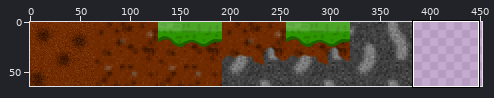
One commit to this sprite sheet: projects/android/assets/sprites/tiles.png. Above, an overview of the earlier version with the close-up marked.
Close-up. Old version:
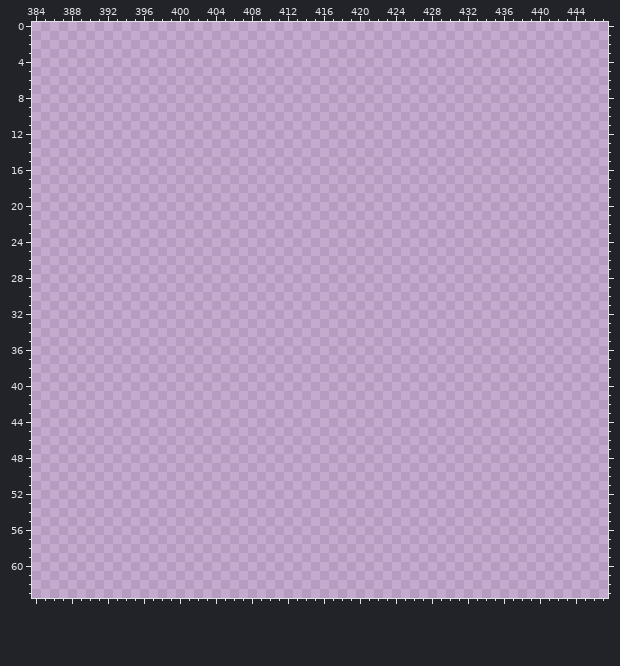
The file is 512x64 pixels. Colours within 5 levels of each other are drawn and written as one. Shown: x 384..447, y 0..63. The wide view leaves out empty margins.
Once edited:
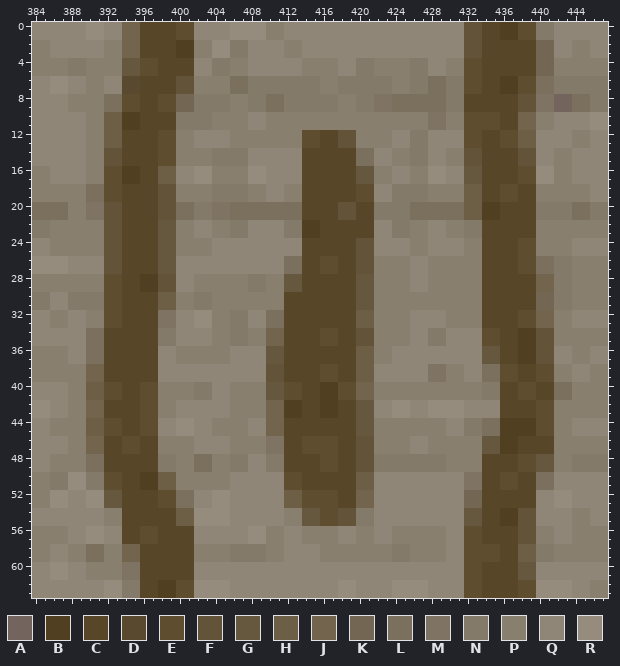
Palette (. is transparent): A #73655d  B #513f22  C #584629  D #59492f  E #5f4d30  F #635339  G #66573f  H #6d5e46  J #73644d  K #736753  L #7a705d  M #7f7463  N #847a69  P #887f6f  Q #8f8677  R #958c7d
Edits made:
Changed rows in their new state; - is an unchanged pixel.
first column x 384:
 0 QQQQQQRRQQJJCCCCEEQQQQRRRRPPQQQQQQQQQQQQQQQQQQQQFFCCBBEENNQQQQQQ
 1 QQQQQQRRQQJJCCCCEEQQQQRRRRPPQQQQQQQQQQQQQQQQQQQQFFCCBBEENNQQQQQQ
 2 PPQQQQQQPPJJCCCCBBPPRRNNQQQQPPQQQQQQQQQQQQQQQQQQFFCCCCCCKKQQPPQQ
 3 PPQQQQQQPPJJCCCCBBPPRRNNQQQQPPQQQQQQQQQQQQQQQQQQFFCCCCCCKKQQPPQQ
 4 PPPPNNPPPPGGEECCCCQQNNPPQQQQQQPPPPQQNNPPPPNNQQPPEECCCCCCKKPPPPPP
 5 PPPPNNPPPPGGEECCCCQQNNPPQQQQQQPPPPQQNNPPPPNNQQPPEECCCCCCKKPPPPPP
 6 QQRRQQPPQQDDCCCCFFPPPPLLNNNNNNNNPPNNNNNNPPNNLLNNEECCBBEELLNNNNNN
 7 QQRRQQPPQQDDCCCCFFPPPPLLNNNNNNNNPPNNNNNNPPNNLLNNEECCBBEELLNNNNNN
 8 QQQQPPPPLLEECCEEKKNNNNPPNNLLNNNNNNPPNNMMLLLLLLNNCCCCCCFFMMAALLNN
 9 QQQQPPPPLLEECCEEKKNNNNPPNNLLNNNNNNPPNNMMLLLLLLNNCCCCCCFFMMAALLNN
10 QQQQQQPPHHBBCCCCNNNNPPPPQQPPPPPPPPPPPPPPPPPPMMPPEEEECCJJPPQQQQRR
11 QQQQQQPPHHBBCCCCNNNNPPPPQQPPPPPPPPPPPPPPPPPPMMPPEEEECCJJPPQQQQRR
12 QQQQQQPPHHCCCCEEPPQQQQPPPPPPPPEECCFFPPPPQQNNQQQQEECCEEHHQQQQPPQQ
13 QQQQQQPPHHCCCCEEPPQQQQPPPPPPPPEECCFFPPPPQQNNQQQQEECCEEHHQQQQPPQQ
14 QQQQQQPPFFCCCCEEPPPPNNNNQQQQQQCCCCCCLLQQPPNNQQPPFFCCCCFFQQPPQQQQ
15 QQQQQQPPFFCCCCEEPPPPNNNNQQQQQQCCCCCCLLQQPPNNQQPPFFCCCCFFQQPPQQQQ
16 PPQQQQPPEEBBCCHHQQRRPPPPRRQQQQCCCCCCGGPPQQPPRRQQGGCCCCEERRPPQQQQ
17 PPQQQQPPEEBBCCHHQQRRPPPPRRQQQQCCCCCCGGPPQQPPRRQQGGCCCCEERRPPQQQQ
18 PPPPPPLLEECCCCFFPPPPNNNNPPQQPPCCCCCCEEQQNNNNPPPPHHCCEECCPPPPPPQQ
19 PPPPPPLLEECCCCFFPPPPNNNNPPQQPPCCCCCCEEQQNNNNPPPPHHCCEECCPPPPPPQQ
20 LLLLPPMMFFCCCCFFLLNNMMLLLLLLLLCCCCFFCCNNNNLLLLLLHHBBCCCCNNNNLLNN
21 LLLLPPMMFFCCCCFFLLNNMMLLLLLLLLCCCCFFCCNNNNLLLLLLHHBBCCCCNNNNLLNN
22 NNPPPPPPFFCCCCGGPPQQPPNNQQQQNNBBCCCCCCQQNNPPQQPPNNCCCCCCPPPPPPPP
23 NNPPPPPPFFCCCCGGPPQQPPNNQQQQNNBBCCCCCCQQNNPPQQPPNNCCCCCCPPPPPPPP
24 QQPPPPPPFFCCCCGGPPPPQQQQQQQQQQCCCCCCFFQQQQPPQQQQPPCCCCEEPPPPQQQQ
25 QQPPPPPPFFCCCCGGPPPPQQQQQQQQQQCCCCCCFFQQQQPPQQQQPPCCCCEEPPPPQQQQ
26 RRRRQQQQFFCCCCGGQQQQQQQQQQQQLLCCEECCFFPPPPQQPPPPPPCCCCEELLNNPPPP
27 RRRRQQQQFFCCCCGGQQQQQQQQQQQQLLCCEECCFFPPPPQQPPPPPPCCCCEELLNNPPPP
28 PPPPPPPPEECCBBFFQQPPPPPPNNPPGGCCCCCCGGPPPPQQPPPPPPCCCCCCJJNNPPPP
29 PPPPPPPPEECCBBFFQQPPPPPPNNPPGGCCCCCCGGPPPPQQPPPPPPCCCCCCJJNNPPPP
30 NNQQNNNNEECCCCHHPPNNPPPPPPPPCCCCCCCCGGPPPPPPPPPPPPCCCCCCKKNNPPPP
31 NNQQNNNNEECCCCHHPPNNPPPPPPPPCCCCCCCCGGPPPPPPPPPPPPCCCCCCKKNNPPPP
32 QQPPQQPPEECCCCMMQQRRPPNNQQLLCCCCCCCCHHPPPPQQQQPPPPCCCCEEJJPPQQQQ
33 QQPPQQPPEECCCCMMQQRRPPNNQQLLCCCCCCCCHHPPPPQQQQPPPPCCCCEEJJPPQQQQ
34 QQQQQQLLCCCCCCNNQQQQPPNNPPJJCCCCEECCFFPPPPQQNNQQQQEECCBBFFPPPPPP
35 QQQQQQLLCCCCCCNNQQQQPPNNPPJJCCCCEECCFFPPPPQQNNQQQQEECCBBFFPPPPPP
36 PPPPQQLLCCCCCCQQPPPPPPQQQQGGCCCCCCCCHHPPQQQQQQQQQQGGCCBBFFQQPPQQ
37 PPPPQQLLCCCCCCQQPPPPPPQQQQGGCCCCCCCCHHPPQQQQQQQQQQGGCCBBFFQQPPQQ
38 PPPPPPJJCCCCCCQQQQQQQQQQQQFFCCCCEECCHHQQQQQQMMPPQQLLEECCEEPPQQPP
39 PPPPPPJJCCCCCCQQQQQQQQQQQQFFCCCCEECCHHQQQQQQMMPPQQLLEECCEEPPQQPP
40 QQQQPPHHEECCEEPPPPNNQQPPPPGGEECCBBEEJJPPPPPPPPPPPPNNCCEECCLLPPPP
41 QQQQPPHHEECCEEPPPPNNQQPPPPGGEECCBBEEJJPPPPPPPPPPPPNNCCEECCLLPPPP
42 RRQQPPJJCCCCEEPPQQQQQQPPPPJJBBCCBBCCGGQQRRQQRRRRQQQQCCCCEEPPPPPP
43 RRQQPPJJCCCCEEPPQQQQQQPPPPJJBBCCBBCCGGQQRRQQRRRRQQQQCCCCEEPPPPPP
44 QQPPPPHHEECCEEQQRRQQPPPPQQJJCCCCCCCCGGPPPPPPPPQQNNLLBBBBEEPPQQQQ
45 QQPPPPHHEECCEEQQRRQQPPPPQQJJCCCCCCCCGGPPPPPPPPQQNNLLBBBBEEPPQQQQ
46 QQQQPPJJCCEECCPPPPQQQQPPPPMMCCEEEECCFFPPPPQQPPPPPPGGBBCCCCPPPPPP
47 QQQQPPJJCCEECCPPPPQQQQPPPPMMCCEEEECCFFPPPPQQPPPPPPGGBBCCCCPPPPPP
48 QQPPPPLLCCCCCCNNPPLLPPNNQQNNCCCCEECCFFNNNNNNNNPPPPCCCCEEGGPPNNNN
49 QQPPPPLLCCCCCCNNPPLLPPNNQQNNCCCCEECCFFNNNNNNNNPPPPCCCCEEGGPPNNNN
50 PPNNRRNNEECCBBHHPPPPPPQQQQQQEECCCCCCHHQQQQQQQQQQMMCCEECCLLQQQQQQ
51 PPNNRRNNEECCBBHHPPPPPPQQQQQQEECCCCCCHHQQQQQQQQQQMMCCEECCLLQQQQQQ
52 PPRRQQRRGGCCCCEELLQQRRQQQQQQHHEEEECCJJQQQQQQQQQQKKCCCCCCQQRRQQQQ
53 PPRRQQRRGGCCCCEELLQQRRQQQQQQHHEEEECCJJQQQQQQQQQQKKCCCCCCQQRRQQQQ
54 QQQQQQQQPPCCCCCCHHRRRRQQQQQQPPGGEEFFNNQQQQQQQQQQGGCCBBFFQQQQPPQQ
55 QQQQQQQQPPCCCCCCHHRRRRQQQQQQPPGGEEFFNNQQQQQQQQQQGGCCBBFFQQQQPPQQ
56 PPPPQQRRQQCCEECCCCQQQQQQRRPPQQPPPPQQPPQQPPPPPPQQEECCCCFFPPQQPPPP
57 PPPPQQRRQQCCEECCCCQQQQQQRRPPQQPPPPQQPPQQPPPPPPQQEECCCCFFPPQQPPPP
58 PPQQPPLLPPJJCCCCCCPPPPNNNNPPQQQQPPPPPPPPNNPPPPQQEEEECCHHNNPPPPPP
59 PPQQPPLLPPJJCCCCCCPPPPNNNNPPQQQQPPPPPPPPNNPPPPQQEEEECCHHNNPPPPPP
60 QQRRQQPPPPMMCCCCCCQQQQQQQQQQQQQQQQQQQQQQQQQQQQQQEECCCCGGQQQQQQQQ
61 QQRRQQPPPPMMCCCCCCQQQQQQQQQQQQQQQQQQQQQQQQQQQQQQEECCCCGGQQQQQQQQ
62 QQQQQQQQRRNNCCBBEERRRRQQQQQQQQQQQQRRQQQQRRRRQQQQEECCCCEERRRRQQPP
63 QQQQQQQQRRNNCCBBEERRRRQQQQQQQQQQQQRRQQQQRRRRQQQQEECCCCEERRRRQQPP
Changed places in both close-ups, as pixel boxes (x1, y1, x2, y2):
added: (32, 22, 608, 598)
